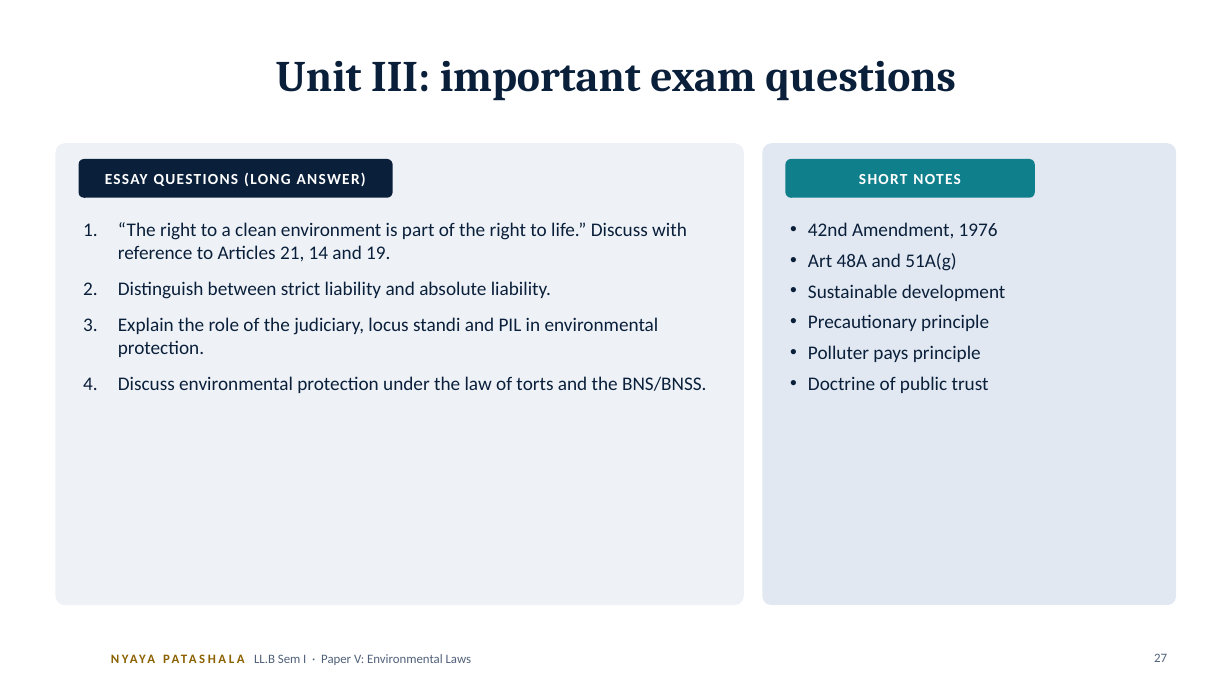
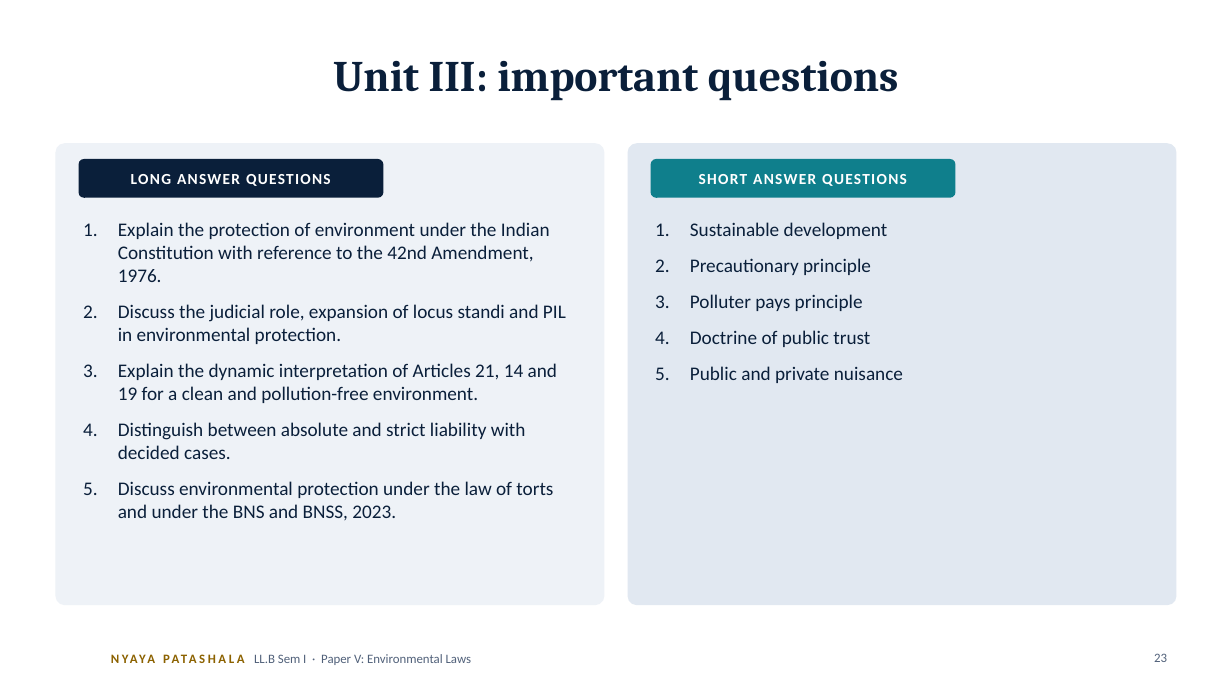
Before and after one commit to missioncivils92/current-affairs-Dasari-Mounika-, a slide deck: slide 23 of law/llb-sem1-environmental-laws/Environmental-Laws-Decoded_CLICK-animations.pptx (slide 27 before the commit). Drawn at 1232x693 pixels with LibreOffice and Linux fonts; fonts in the diff are those of the drawing; background and template pictures are left out. Boxes give left, top, right and bottom in pixels: in the first picture for what was removed or moved away, otherwise in the second. Text is boxed around its words. In the diff, an @@ line names an element or a change of style, - is before the commit and + after.

```diff
--- a/law/llb-sem1-environmental-laws/Environmental-Laws-Decoded_CLICK-animations.pptx
+++ b/law/llb-sem1-environmental-laws/Environmental-Laws-Decoded_CLICK-animations.pptx
@@ title at (333,61,899,101): text changed @@
-Unit III: important exam questions
+Unit III: important questions
@@ rounded rectangle: place and size @@
-rounded rectangle at (55,143,744,605)
+rounded rectangle at (55,143,604,605)
@@ rounded rectangle: place and size @@
-rounded rectangle at (762,143,1177,605)
+rounded rectangle at (628,143,1177,605)
@@ rounded rectangle at (628,143,1177,605): proportions changed @@
@@ rounded rectangle: place and size @@
-rounded rectangle at (79,159,393,198)
+rounded rectangle at (79,159,384,198)
@@ text at (131,174,331,186): text changed @@
-ESSAY QUESTIONS (LONG ANSWER)
+LONG ANSWER QUESTIONS
@@ rounded rectangle: place and size @@
-rounded rectangle at (786,159,1035,198)
+rounded rectangle at (651,159,956,198)
@@ text at (699,174,907,186): text changed @@
-SHORT NOTES
+SHORT ANSWER QUESTIONS
@@ text at (118,222,566,521): text changed @@
-1. “The right to a clean environment is part of the right to life.” Discuss with reference to Articles 21, 14 and 19.
-2. Distinguish between strict liability and absolute liability.
-3. Explain the role of the judiciary, locus standi and PIL in environmental protection.
-4. Discuss environmental protection under the law of torts and the BNS/BNSS.
+1. Explain the protection of environment under the Indian Constitution with reference to the 42nd Amendment, 1976.
+2. Discuss the judicial role, expansion of locus standi and PIL in environmental protection.
+3. Explain the dynamic interpretation of Articles 21, 14 and 19 for a clean and pollution-free environment.
+4. Distinguish between absolute and strict liability with decided cases.
+5. Discuss environmental protection under the law of torts and under the BNS and BNSS, 2023.
@@ text "Sustainable development": place and size @@
-text "Sustainable development" at (808,222,998,362)
+text "Sustainable development" at (690,222,903,383)
@@ text at (690,222,888,347): bullet • to 1.; more space between paragraphs @@
@@ text at (808,222,998,271): paragraphs removed @@
-• 42nd Amendment, 1976
-• Art 48A and 51A(g)
@@ text at (690,366,903,383): paragraph added @@
+5. Public and private nuisance
@@ page number at (1154,653,1167,662): text changed @@
-27
+23
```
Also in this commit, not shown: 4 other slides changed, 11 slides removed, 4 other files.
